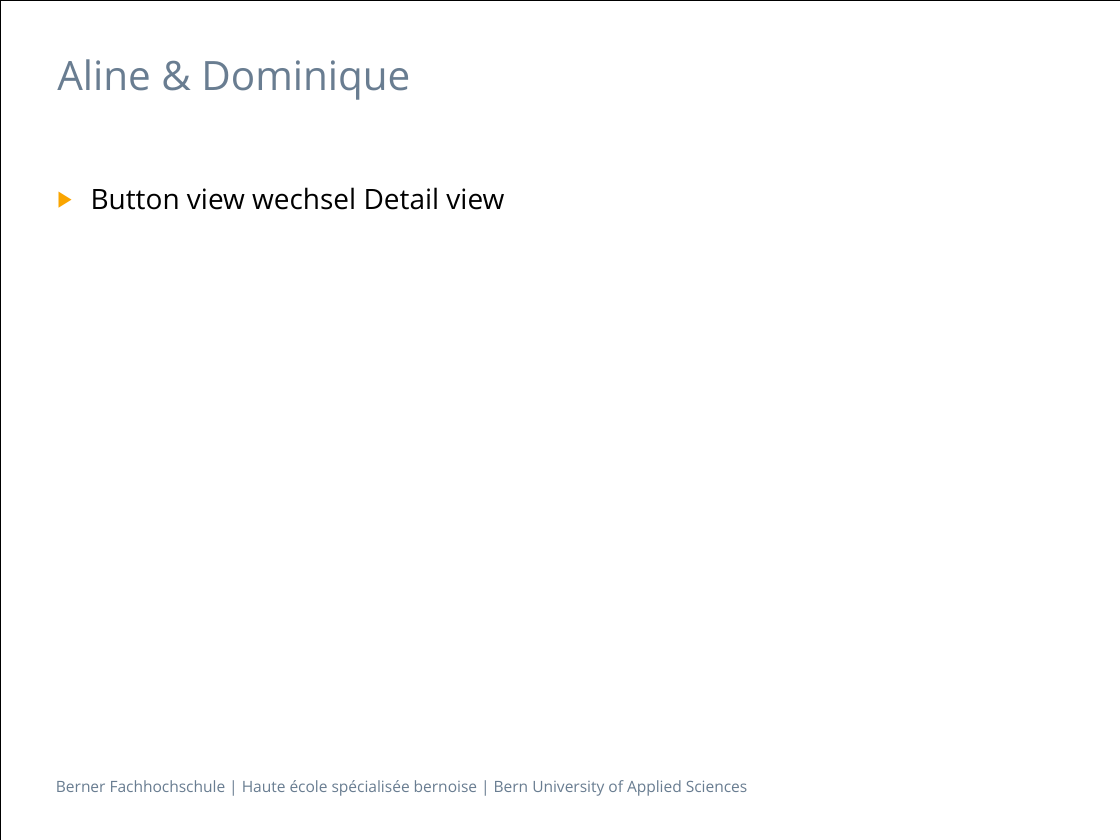
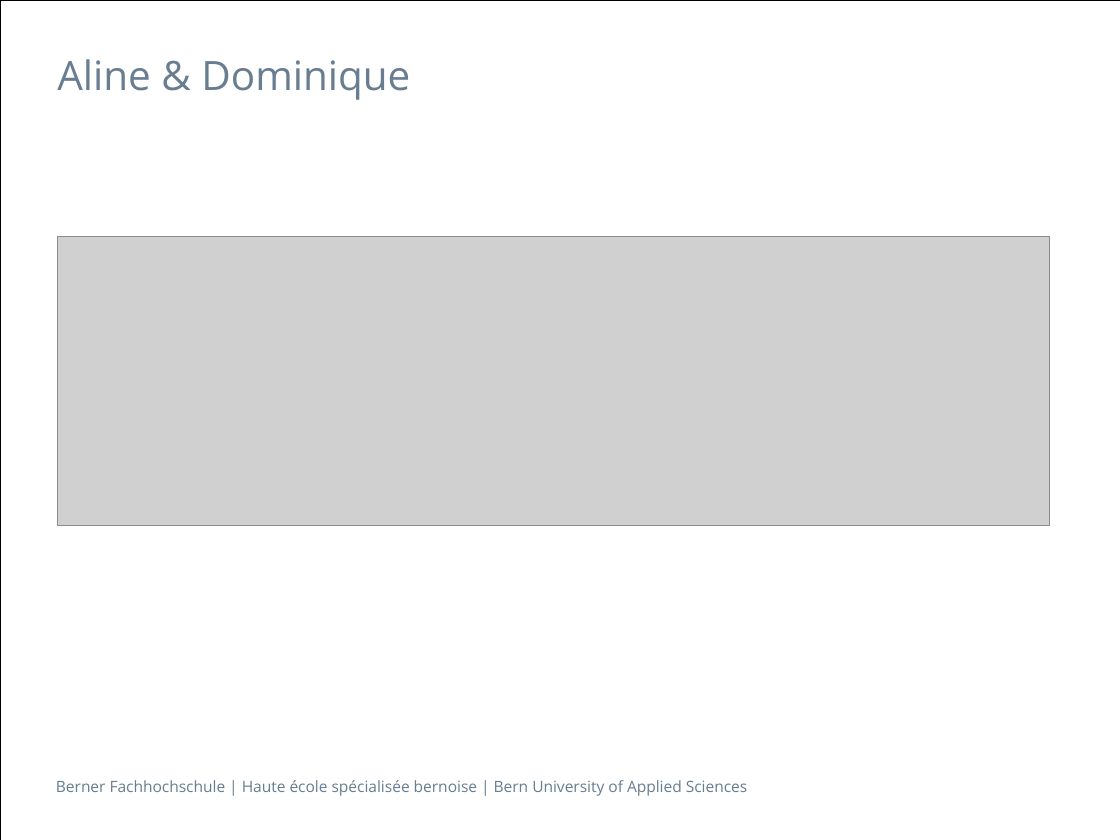
Before and after one commit to swisszeni/ch.bfh.btx8081.w2014.red, a slide deck: slide 7 of doc/finalPresentation/Praesentation_BFH_2013 copy.pptx. Drawn at 1120x840 pixels with LibreOffice and Linux fonts; fonts in the diff are those of the drawing; grey boxes stand for pictures. Boxes give left, top, right and bottom in pixels: in the first picture for what was removed or moved away, otherwise in the second. Text is boxed around its words. In the diff, an @@ line names an element or a change of style, - is before the commit and + after.

```diff
--- a/doc/finalPresentation/Praesentation_BFH_2013 copy.pptx
+++ b/doc/finalPresentation/Praesentation_BFH_2013 copy.pptx
@@ text removed at (91, 187, 504, 210) @@
-▶ Button view wechsel Detail view
@@ picture added at (57, 236, 1049, 525) @@
```
Also in this commit, not shown: 1 other slide changed, 3 slides added, 2 slides removed.
